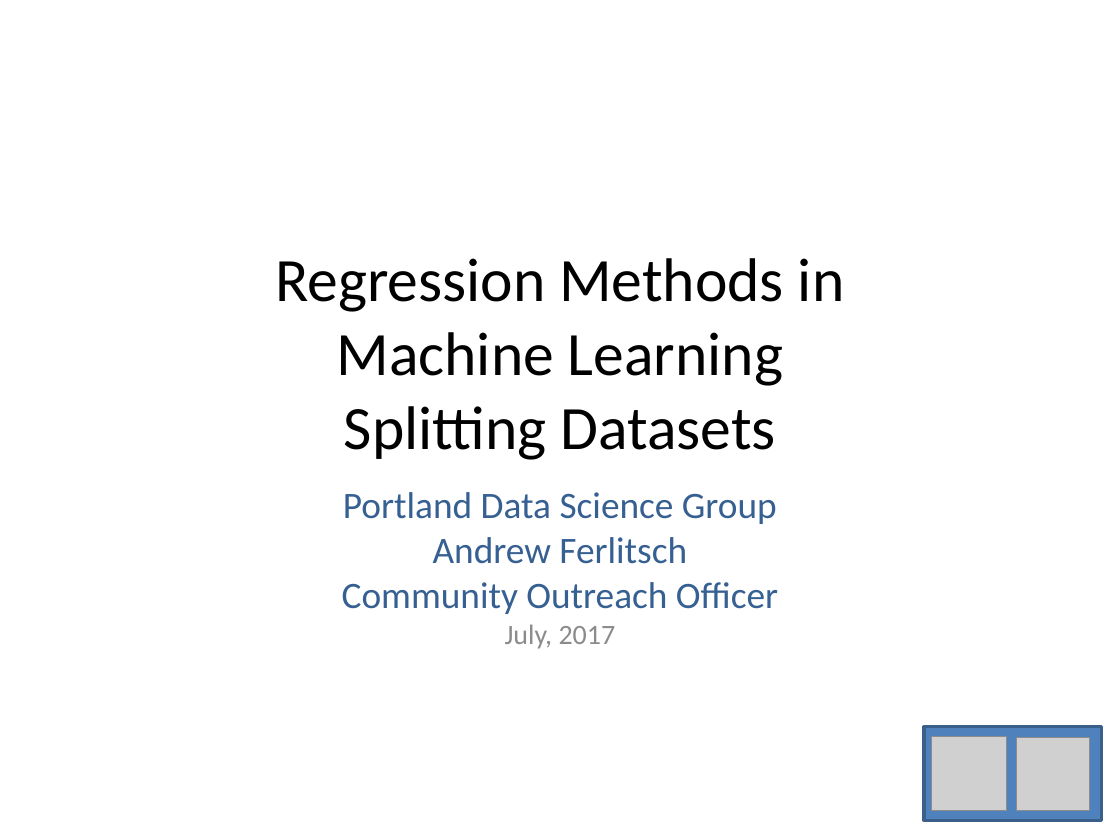
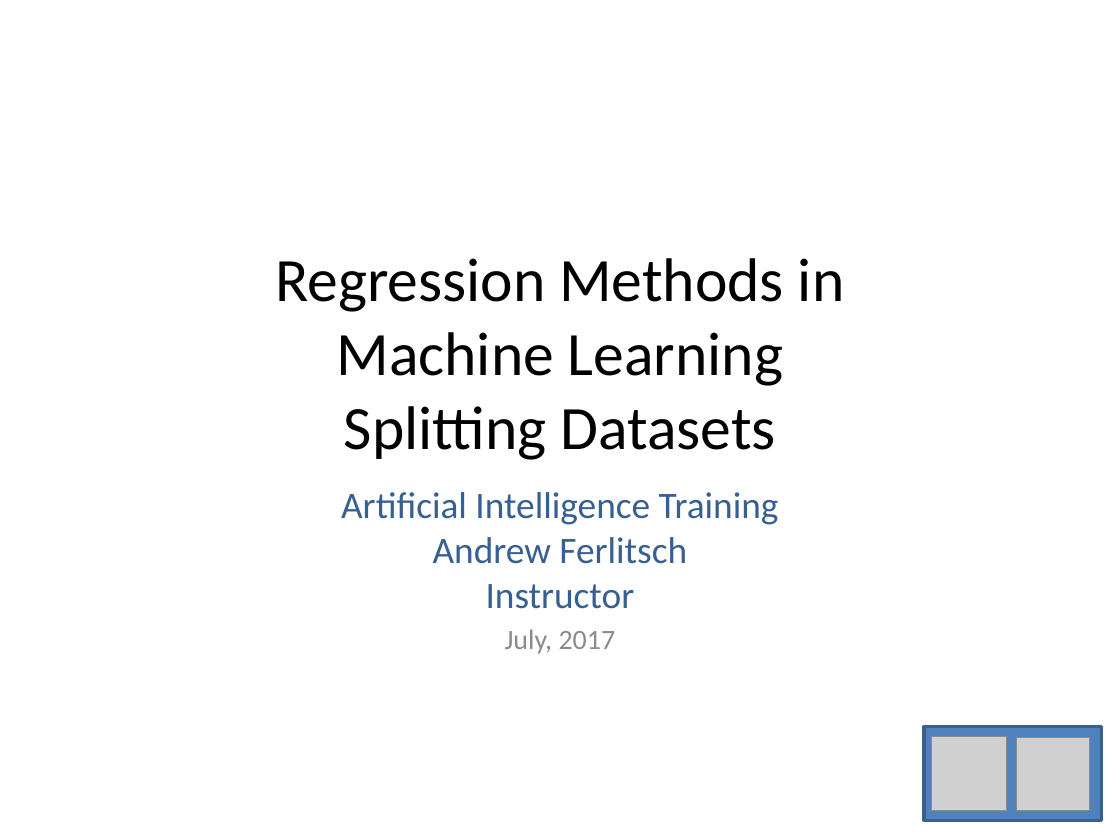
Before and after one commit to andrewferlitsch/Portland-Data-Science-Group, a slide deck: slide 1 of Presentations/ML Regression - Splitting Datasets.pptx. Drawn at 1120x840 pixels with LibreOffice and Linux fonts; fonts in the diff are those of the drawing; grey boxes stand for pictures. Boxes give left, top, right and bottom in pixels: in the first picture for what was removed or moved away, otherwise in the second. Text is boxed around its words. In the diff, an @@ line names an element or a change of style, - is before the commit and + after.

```diff
--- a/Presentations/ML Regression - Splitting Datasets.pptx
+++ b/Presentations/ML Regression - Splitting Datasets.pptx
@@ subtitle at [341,492,779,654]: text changed @@
-Portland Data Science Group
-Andrew Ferlitsch
-Community Outreach Officer
-July, 2017
+Artificial Intelligence Training
+Andrew Ferlitsch
+Instructor
+July, 2017
```
Also in this commit, not shown: 1 other slide changed, 9 other files.
